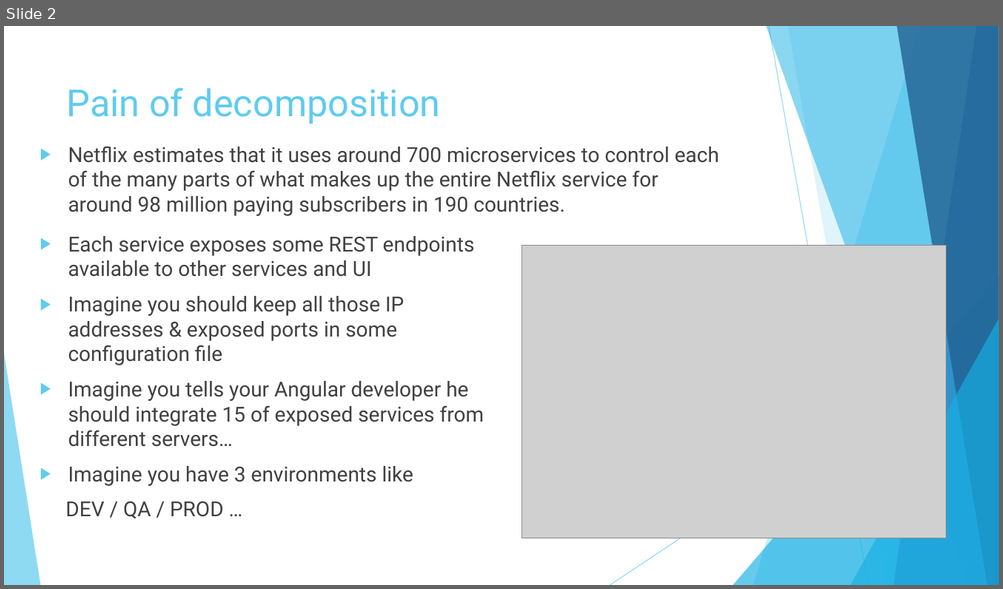
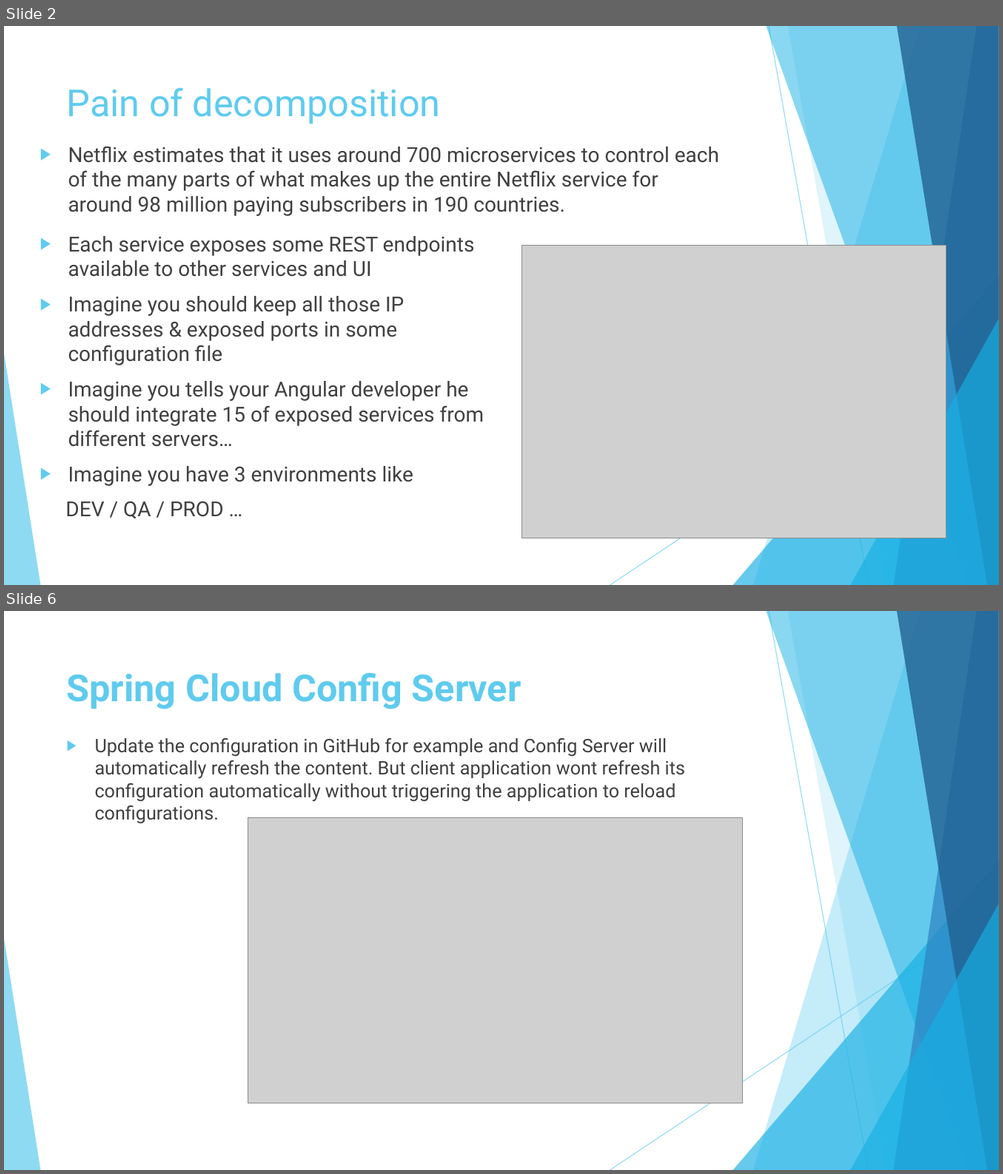
Before and after one commit to vlytsus/springboot-cloud-demo-one, a slide deck: docs/Introduction_To_Microservices_Part_3_microservice.pptx. Shown one above the other, each under a label of ours: slide 2 before the commit, slides 2 and 6 after it; the slides between them are not shown. The pictures are 1003x589 and 1003x1174 pixels, drawn with LibreOffice and Linux fonts; fonts in the diff are those of the drawing; grey boxes stand for pictures. Boxes give left, top, right and bottom in pixels: in the first picture for what was removed or moved away, otherwise in the second. Text is boxed around its words. In the diff, an @@ line names an element or a change of style, - is before the commit and + after.

```diff
--- a/docs/Introduction_To_Microservices_Part_3_microservice.pptx
+++ b/docs/Introduction_To_Microservices_Part_3_microservice.pptx
@@ slide 6 added at box(4, 611, 999, 1170), background #FFFFFF; not listed: 10 template elements that a slide beside it also shows @@
@@ title added at box(67, 672, 521, 709), 36 pt, text #5FCBEF, bold @@
+Spring Cloud Config Server
@@ text added at box(95, 738, 685, 824), 18 pt, text #404040 @@
+▶ Update the configuration in GitHub for example and Config Server will automatically refresh the content. But client application wont refresh its configuration automatically without triggering the application to reload configurations.
@@ picture added at box(248, 817, 742, 1103) @@
```
Also in this commit, not shown: 5 slides changed, 10 other slides added, 2 slides removed.
